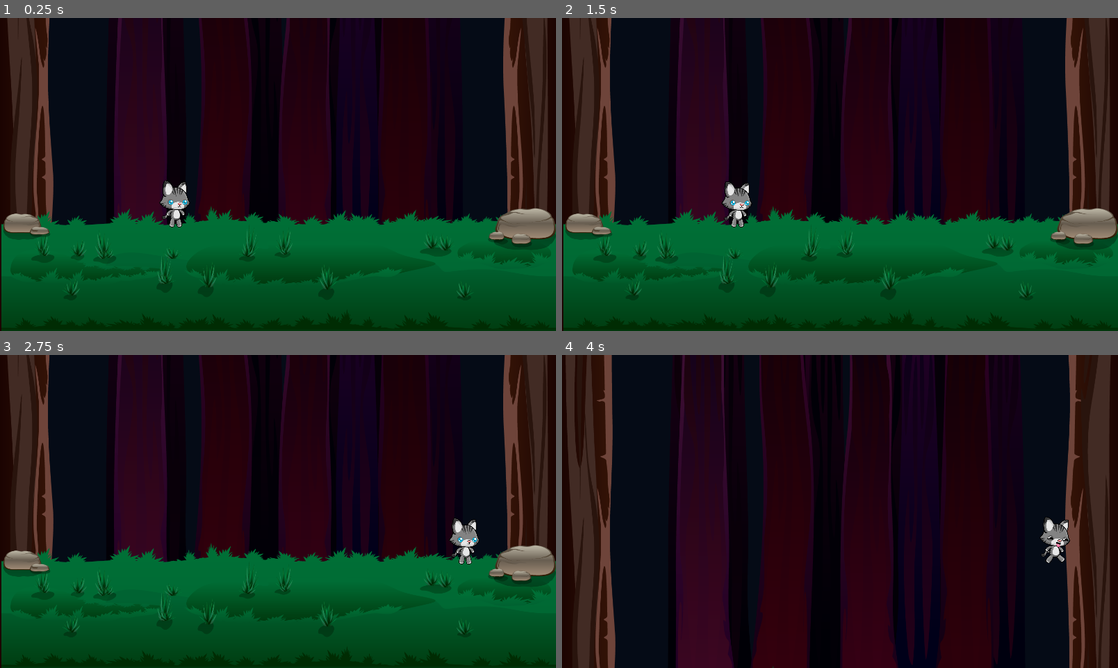
Above: before the commit, frames 1-4 (two rows, left to right).
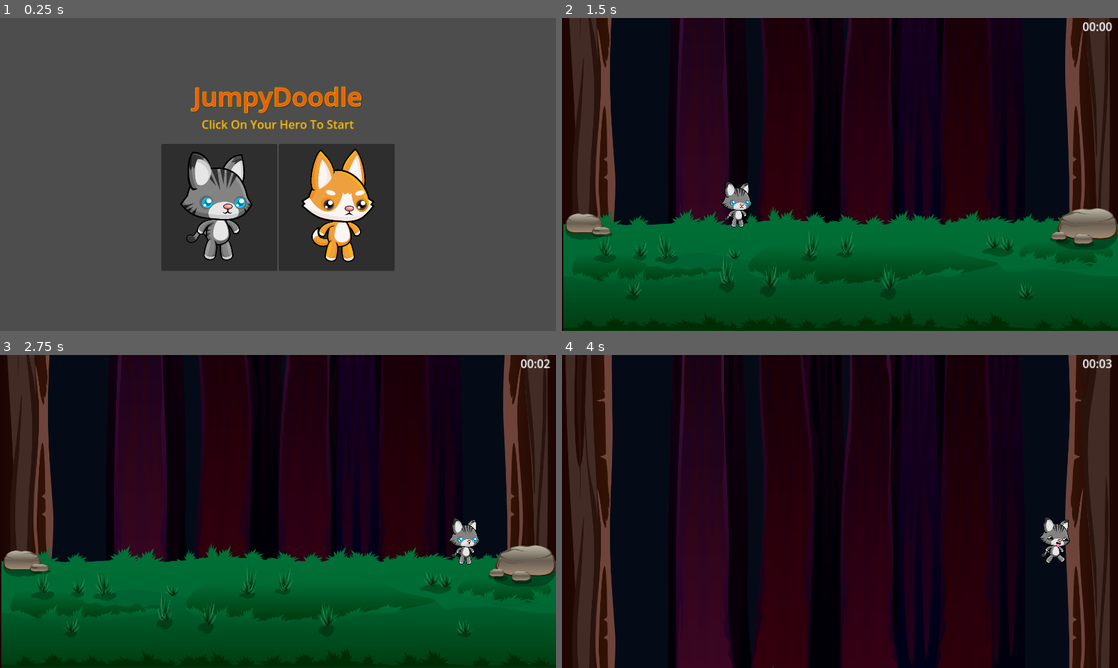
Above: after the commit, the same moments.

Repository: Pajammmy/jumpydoodle
Game: Godot game, scene res://main.tscn
Two runs of this game, one before a commit and one after it. Both use one fixed random seed, a clock stepped at 60 frames per second and the inputs below. Before the commit the project starts from res://forest_level.tscn.
Inputs (mouse positions are in pixels of both pictures, inside the frame that each line leads up to):
- Up to frame 1 (0.25 s): no input
- Up to frame 2 (1.5 s): click (778, 208) at 0.52 s; hold Right (face_right) from 1.28 s (still down)
- Up to frame 3 (2.75 s): keep holding Right (face_right); tap R (extrahigh_jump) at 1.52, 2.27 s
- Up to frame 4 (4 s): release Right (face_right) at 2.78 s; hold Left (face_left) 2.78-3.53 s; tap Enter at 3.5 s; hold Right (face_right) from 3.53 s (still down); tap R (extrahigh_jump) at 3.77 s

The runs differ from the first frame. In frame 1, 100% of the frame differs, in the area x 0-100%, y 0-100%; in frame 2, 0.2%; in frame 3, 0.1%; in frame 4, 0.1%.

Commit message:
added main and title scenes

Diff:
--- a/global.gd
+++ b/global.gd
@@ -2,6 +2,7 @@
 
 @export_enum("cat","dog") var hero_type: String = "cat"
 @export var gravity = 90
+@export var time = 0
 
 # Called when the node enters the scene tree for the first time.
 func _ready():
--- /dev/null
+++ b/main.gd
@@ -0,0 +1,49 @@
+extends Control
+@onready var global = get_node("/root/Global")
+
+enum Scene {
+	None,
+	Title,
+	Forest,
+	Desert,
+	Snow,
+	End
+}
+
+var scene_instance
+var scene = Scene.None
+
+func set_scene(new_scene):
+	if is_instance_valid(scene_instance):
+		remove_child(scene_instance)
+		scene_instance.queue_free()
+	scene = new_scene
+	match new_scene:
+		Scene.None:
+			return
+		Scene.Title:
+			scene_instance = load("res://title.tscn").instantiate()
+		Scene.Forest:
+			scene_instance = load("res://forest_level.tscn").instantiate()
+		Scene.Desert:
+			scene_instance = load("res://desert_level.tscn").instantiate()
+		Scene.Snow:
+			scene_instance = load("res://snow_level.tscn").instantiate()
+		Scene.End:
+			print("End")
+	add_child(scene_instance)
+
+func next_scene():
+	if scene == Scene.End:
+		scene = Scene.None
+	set_scene(scene + 1)
+
+func _ready():
+	next_scene()
+
+func _process(delta):
+	if scene > Scene.Title and scene < Scene.End:
+		$Hud.visible = true
+		global.time += delta
+	else:
+		$Hud.visible = false
--- /dev/null
+++ b/main.tscn
@@ -0,0 +1,46 @@
+[gd_scene load_steps=4 format=3 uid="uid://jnobynmxb0i6"]
+
+[ext_resource type="Script" path="res://main.gd" id="1_52300"]
+[ext_resource type="Script" path="res://time.gd" id="2_pu0mg"]
+
+[sub_resource type="LabelSettings" id="LabelSettings_pquo6"]
+font_size = 32
+
+[node name="Main" type="Container"]
+anchors_preset = 15
+anchor_right = 1.0
+anchor_bottom = 1.0
+grow_horizontal = 2
+grow_vertical = 2
+script = ExtResource("1_52300")
+
+[node name="Hud" type="CanvasLayer" parent="."]
+visible = false
+
+[node name="Control" type="Control" parent="Hud"]
+layout_mode = 3
+anchors_preset = 15
+anchor_right = 1.0
+anchor_bottom = 1.0
+grow_horizontal = 2
+grow_vertical = 2
+mouse_filter = 2
+
+[node name="MarginContainer" type="MarginContainer" parent="Hud/Control"]
+layout_mode = 2
+offset_right = 1536.0
+offset_bottom = 48.0
+theme_override_constants/margin_left = 16
+theme_override_constants/margin_top = 0
+theme_override_constants/margin_right = 16
+theme_override_constants/margin_bottom = 0
+
+[node name="VBoxContainer" type="VBoxContainer" parent="Hud/Control/MarginContainer"]
+layout_mode = 2
+
+[node name="Time" type="Label" parent="Hud/Control/MarginContainer/VBoxContainer"]
+layout_mode = 2
+text = "00:00"
+label_settings = SubResource("LabelSettings_pquo6")
+horizontal_alignment = 2
+script = ExtResource("2_pu0mg")
--- a/project.godot
+++ b/project.godot
@@ -11,7 +11,7 @@
 [application]
 
 config/name="JumpyDoodle"
-run/main_scene="res://forest_level.tscn"
+run/main_scene="res://main.tscn"
 config/features=PackedStringArray("4.0", "Forward Plus")
 config/icon="res://icon.svg"
 
--- /dev/null
+++ b/time.gd
@@ -0,0 +1,7 @@
+extends Label
+@onready var global = get_node("/root/Global")
+
+
+# Called every frame. 'delta' is the elapsed time since the previous frame.
+func _process(_delta):
+	text = "%02d:%02d" % [global.time / 60, int(global.time) % 60]
--- /dev/null
+++ b/title.gd
@@ -0,0 +1,10 @@
+extends Control
+@onready var global = get_node("/root/Global")
+
+func _on_cat_pressed():
+	global.hero_type = "cat"
+	get_parent().next_scene()
+
+func _on_dog_pressed():
+	global.hero_type = "dog"
+	get_parent().next_scene()
--- /dev/null
+++ b/title.tscn
@@ -0,0 +1,202 @@
+[gd_scene load_steps=27 format=3 uid="uid://dh65wjtxjy4gr"]
+
+[ext_resource type="Script" path="res://title.gd" id="1_kxbj0"]
+[ext_resource type="Texture2D" uid="uid://bn33g3rha66i0" path="res://assets/catdog/cat/Idle (1).png" id="2_usnkb"]
+[ext_resource type="Texture2D" uid="uid://cl71k7ixf8nra" path="res://assets/catdog/cat/Idle (2).png" id="3_70dck"]
+[ext_resource type="Texture2D" uid="uid://dc07b08klwf1k" path="res://assets/catdog/cat/Idle (3).png" id="4_fl8uy"]
+[ext_resource type="Texture2D" uid="uid://b2ujqu4ax1ja6" path="res://assets/catdog/cat/Idle (4).png" id="5_j7ukb"]
+[ext_resource type="Texture2D" uid="uid://240sae4mxlr" path="res://assets/catdog/cat/Idle (5).png" id="6_pjcai"]
+[ext_resource type="Texture2D" uid="uid://b6oi84iw2npry" path="res://assets/catdog/cat/Idle (6).png" id="7_mecdh"]
+[ext_resource type="Texture2D" uid="uid://tawc08dsjxnh" path="res://assets/catdog/cat/Idle (7).png" id="8_odcrm"]
+[ext_resource type="Texture2D" uid="uid://x048i0sa664n" path="res://assets/catdog/cat/Idle (8).png" id="9_etri8"]
+[ext_resource type="Texture2D" uid="uid://dw7hj42tgjfyp" path="res://assets/catdog/cat/Idle (9).png" id="10_8dth4"]
+[ext_resource type="Texture2D" uid="uid://dmy6ag0jw066p" path="res://assets/catdog/cat/Idle (10).png" id="11_tnh5i"]
+[ext_resource type="Texture2D" uid="uid://6laermy7yym6" path="res://assets/catdog/dog/Idle (1).png" id="12_ulv6h"]
+[ext_resource type="Texture2D" uid="uid://dnn317l7l60iw" path="res://assets/catdog/dog/Idle (2).png" id="13_6jf6h"]
+[ext_resource type="Texture2D" uid="uid://m5f6fdvx0qkk" path="res://assets/catdog/dog/Idle (3).png" id="14_mugi0"]
+[ext_resource type="Texture2D" uid="uid://bhqgh6txlt61c" path="res://assets/catdog/dog/Idle (4).png" id="15_cf2sn"]
+[ext_resource type="Texture2D" uid="uid://cpw1aidcv1wcm" path="res://assets/catdog/dog/Idle (5).png" id="16_11qjs"]
+[ext_resource type="Texture2D" uid="uid://xj1phubldrdw" path="res://assets/catdog/dog/Idle (6).png" id="17_4adkl"]
+[ext_resource type="Texture2D" uid="uid://b35db3f6i3xhj" path="res://assets/catdog/dog/Idle (7).png" id="18_eglnr"]
+[ext_resource type="Texture2D" uid="uid://dol3yjpt4t2xb" path="res://assets/catdog/dog/Idle (8).png" id="19_doq8a"]
+[ext_resource type="Texture2D" uid="uid://derepqsnwvjrf" path="res://assets/catdog/dog/Idle (9).png" id="20_8ntxc"]
+[ext_resource type="Texture2D" uid="uid://onn3wb35ij4d" path="res://assets/catdog/dog/Idle (10).png" id="21_hmwiv"]
+
+[sub_resource type="SystemFont" id="SystemFont_of2r0"]
+
+[sub_resource type="LabelSettings" id="LabelSettings_xjgxm"]
+font = SubResource("SystemFont_of2r0")
+font_size = 72
+font_color = Color(1, 0.345098, 0, 1)
+outline_size = 4
+outline_color = Color(1, 1, 0, 1)
+shadow_size = 4
+shadow_color = Color(0, 0, 0, 0.760784)
+
+[sub_resource type="LabelSettings" id="LabelSettings_3vnhq"]
+font_size = 32
+font_color = Color(1, 0.737255, 0, 1)
+
+[sub_resource type="SpriteFrames" id="SpriteFrames_etdh5"]
+animations = [{
+"frames": [{
+"duration": 1.0,
+"texture": ExtResource("2_usnkb")
+}, {
+"duration": 1.0,
+"texture": ExtResource("3_70dck")
+}, {
+"duration": 1.0,
+"texture": ExtResource("4_fl8uy")
+}, {
+"duration": 1.0,
+"texture": ExtResource("5_j7ukb")
+}, {
+"duration": 1.0,
+"texture": ExtResource("6_pjcai")
+}, {
+"duration": 1.0,
+"texture": ExtResource("7_mecdh")
+}, {
+"duration": 1.0,
+"texture": ExtResource("8_odcrm")
+}, {
+"duration": 1.0,
+"texture": ExtResource("9_etri8")
+}, {
+"duration": 1.0,
+"texture": ExtResource("10_8dth4")
+}, {
+"duration": 1.0,
+"texture": ExtResource("11_tnh5i")
+}],
+"loop": true,
+"name": &"default",
+"speed": 5.1
+}]
+
+[sub_resource type="SpriteFrames" id="SpriteFrames_huxrh"]
+animations = [{
+"frames": [{
+"duration": 1.0,
+"texture": ExtResource("12_ulv6h")
+}, {
+"duration": 1.0,
+"texture": ExtResource("13_6jf6h")
+}, {
+"duration": 1.0,
+"texture": ExtResource("14_mugi0")
+}, {
+"duration": 1.0,
+"texture": ExtResource("15_cf2sn")
+}, {
+"duration": 1.0,
+"texture": ExtResource("16_11qjs")
+}, {
+"duration": 1.0,
+"texture": ExtResource("17_4adkl")
+}, {
+"duration": 1.0,
+"texture": ExtResource("18_eglnr")
+}, {
+"duration": 1.0,
+"texture": ExtResource("19_doq8a")
+}, {
+"duration": 1.0,
+"texture": ExtResource("20_8ntxc")
+}, {
+"duration": 1.0,
+"texture": ExtResource("21_hmwiv")
+}],
+"loop": true,
+"name": &"default",
+"speed": 5.5
+}]
+
+[node name="Title" type="Control"]
+layout_mode = 3
+anchors_preset = 15
+anchor_right = 1.0
+anchor_bottom = 1.0
+grow_horizontal = 2
+grow_vertical = 2
+script = ExtResource("1_kxbj0")
+
+[node name="MarginContainer" type="MarginContainer" parent="."]
+layout_mode = 1
+anchors_preset = 15
+anchor_right = 1.0
+anchor_bottom = 1.0
+grow_horizontal = 2
+grow_vertical = 2
+
+[node name="HBoxContainer" type="HBoxContainer" parent="MarginContainer"]
+layout_mode = 2
+alignment = 1
+
+[node name="VBoxContainer" type="VBoxContainer" parent="MarginContainer/HBoxContainer"]
+layout_mode = 2
+alignment = 1
+
+[node name="Label" type="Label" parent="MarginContainer/HBoxContainer/VBoxContainer"]
+layout_mode = 2
+text = "JumpyDoodle"
+label_settings = SubResource("LabelSettings_xjgxm")
+horizontal_alignment = 1
+vertical_alignment = 1
+
+[node name="Label2" type="Label" parent="MarginContainer/HBoxContainer/VBoxContainer"]
+layout_mode = 2
+text = "Click On Your Hero To Start"
+label_settings = SubResource("LabelSettings_3vnhq")
+horizontal_alignment = 1
+
+[node name="Label3" type="Label" parent="MarginContainer/HBoxContainer/VBoxContainer"]
+layout_mode = 2
+
+[node name="HBoxContainer" type="HBoxContainer" parent="MarginContainer/HBoxContainer/VBoxContainer"]
+layout_mode = 2
+alignment = 1
+
+[node name="Control" type="Control" parent="MarginContainer/HBoxContainer/VBoxContainer/HBoxContainer"]
+custom_minimum_size = Vector2(320, 350)
+layout_mode = 2
+
+[node name="Cat" type="Button" parent="MarginContainer/HBoxContainer/VBoxContainer/HBoxContainer/Control"]
+layout_mode = 1
+anchors_preset = 15
+anchor_right = 1.0
+anchor_bottom = 1.0
+grow_horizontal = 2
+grow_vertical = 2
+
+[node name="AnimatedSprite2D" type="AnimatedSprite2D" parent="MarginContainer/HBoxContainer/VBoxContainer/HBoxContainer/Control"]
+position = Vector2(-22, 0)
+scale = Vector2(0.7, 0.7)
+sprite_frames = SubResource("SpriteFrames_etdh5")
+autoplay = "default"
+frame_progress = 0.210446
+centered = false
+
+[node name="Control2" type="Control" parent="MarginContainer/HBoxContainer/VBoxContainer/HBoxContainer"]
+custom_minimum_size = Vector2(320, 350)
+layout_mode = 2
+
+[node name="Dog" type="Button" parent="MarginContainer/HBoxContainer/VBoxContainer/HBoxContainer/Control2"]
+layout_mode = 1
+anchors_preset = 15
+anchor_right = 1.0
+anchor_bottom = 1.0
+grow_horizontal = 2
+grow_vertical = 2
+
+[node name="AnimatedSprite2D2" type="AnimatedSprite2D" parent="MarginContainer/HBoxContainer/VBoxContainer/HBoxContainer/Control2"]
+position = Vector2(-12, 0)
+scale = Vector2(0.7, 0.7)
+sprite_frames = SubResource("SpriteFrames_huxrh")
+autoplay = "default"
+frame_progress = 0.663825
+centered = false
+
+[connection signal="pressed" from="MarginContainer/HBoxContainer/VBoxContainer/HBoxContainer/Control/Cat" to="." method="_on_cat_pressed"]
+[connection signal="pressed" from="MarginContainer/HBoxContainer/VBoxContainer/HBoxContainer/Control2/Dog" to="." method="_on_dog_pressed"]
